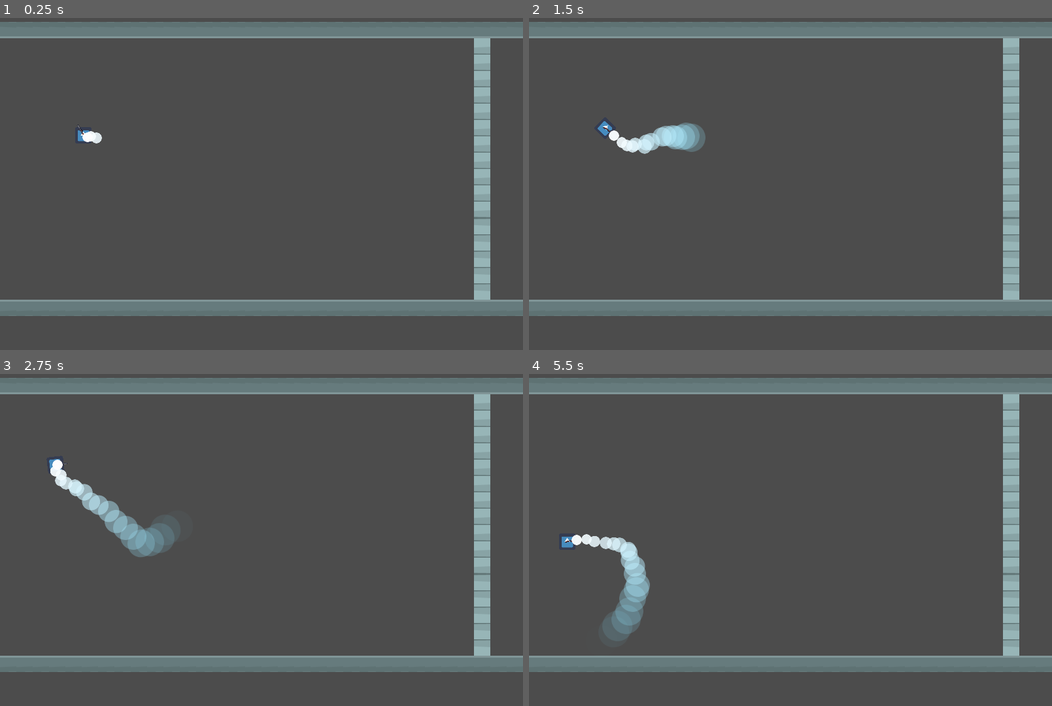
Above: before the commit, frames 1-4 (two rows, left to right).
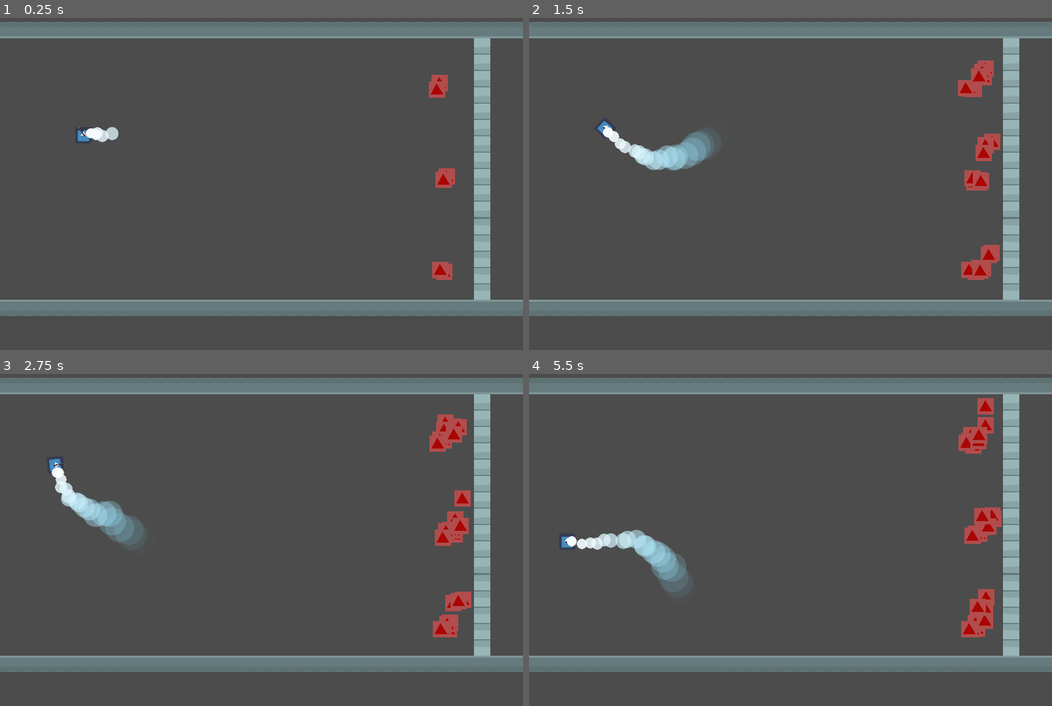
Above: after the commit, the same moments.

Repository: TeamGamePlay/game-firefighter
Game: Godot game, scene res://levels/level_1/World_1.tscn
The game is run twice, just before and just after one commit, with the same random seed, the same clock (stepped at 60 frames per second) and the same inputs. This scene is started directly instead of the project's main scene. The engine's default icon, where the game draws it, is replaced by a stand-in: a white triangle on a blue panel in a dark square.
Inputs (mouse positions are in pixels of both pictures, inside the frame that each line leads up to):
- Up to frame 1 (0.25 s): no input
- Up to frame 2 (1.5 s): tap Enter (ui_accept) at 0.5, 0.77 s; move the mouse to (905, 150) at 0.52 s; hold Right (ui_right) 0.53-1.28 s; move the mouse to (685, 187) at 1.27 s; hold Down (ui_down) from 1.28 s (still down)
- Up to frame 3 (2.75 s): tap Enter (ui_accept) at 1.52 s; move the mouse to (313, 437) at 2.02 s; release Down (ui_down) at 2.03 s; hold Right (ui_right) from 2.03 s (still down)
- Up to frame 4 (5.5 s): move the mouse to (764, 603) at 2.77 s; release Right (ui_right) at 2.78 s; hold Up (ui_up) 2.78-3.53 s; tap Enter (ui_accept) at 3.02, 3.77, 4.52 s; move the mouse to (947, 583) at 3.52 s; hold Left (ui_left) 3.53-5.03 s; move the mouse to (633, 466) at 4.27 s; move the mouse to (816, 523) at 5.02 s; hold Down (ui_down) from 5.03 s (still down)

The runs differ from the first frame. In frame 1, 0.8% of the frame differs, in the area x 15-87%, y 17-79%; in frame 2, 3.3%; in frame 3, 3.7%; in frame 4, 4.6%, in the area x 7-91%, y 7-81%.

Commit message:
fire with ray cast

Diff:
--- a/FireFighters/Fighter.gd
+++ b/FireFighters/Fighter.gd
@@ -1,4 +1,6 @@
 extends "res://FireFighters/FireFighter.gd"
+
+onready var ground_ray = get_node("RayCast2D")
 
 func _control(delta):
 	$Hose.look_at(get_global_mouse_position())
--- a/FireFighters/FireFighter.tscn
+++ b/FireFighters/FireFighter.tscn
@@ -35,4 +35,10 @@
 position = Vector2( 25, 0 )
 
 [node name="GunTimer" type="Timer" parent="."]
+
+[node name="RayCast2D" type="RayCast2D" parent="."]
+position = Vector2( 20, 0 )
+enabled = true
+cast_to = Vector2( 50, 0 )
+collision_mask = 5
 [connection signal="timeout" from="GunTimer" to="." method="_on_GunTimer_timeout"]
--- /dev/null
+++ b/FireFighters/fire-particles/Particles2D.tscn
@@ -0,0 +1,28 @@
+[gd_scene load_steps=4 format=2]
+
+[ext_resource path="res://assets/triangle.png" type="Texture" id=1]
+
+[sub_resource type="ParticlesMaterial" id=1]
+flag_rotate_y = true
+flag_disable_z = true
+gravity = Vector3( 0, -200, 0 )
+initial_velocity = 100.0
+orbit_velocity = 0.0
+orbit_velocity_random = 0.0
+color = Color( 0.698039, 0.305882, 0.305882, 1 )
+
+[sub_resource type="CircleShape2D" id=2]
+radius = 64.8034
+
+[node name="Particles2D" type="Particles2D"]
+scale = Vector2( 0.5, 0.5 )
+process_material = SubResource( 1 )
+texture = ExtResource( 1 )
+__meta__ = {
+"_edit_group_": true
+}
+
+[node name="Area2D" type="Area2D" parent="."]
+
+[node name="CollisionShape2D" type="CollisionShape2D" parent="Area2D"]
+shape = SubResource( 2 )
--- a/levels/level_1/World_1.tscn
+++ b/levels/level_1/World_1.tscn
@@ -1,9 +1,10 @@
-[gd_scene load_steps=10 format=2]
+[gd_scene load_steps=11 format=2]
 
 [ext_resource path="res://levels/level_1/World_1.gd" type="Script" id=1]
 [ext_resource path="res://floor.tres" type="TileSet" id=2]
 [ext_resource path="res://FireFighters/FireFighter.tscn" type="PackedScene" id=3]
 [ext_resource path="res://assets/circulo.png" type="Texture" id=4]
+[ext_resource path="res://FireFighters/fire-particles/Particles2D.tscn" type="PackedScene" id=5]
 
 [sub_resource type="Gradient" id=1]
 offsets = PoolRealArray( 0.0122378, 0.263986, 0.951049 )
@@ -40,15 +41,25 @@
 format = 1
 tile_data = PoolIntArray( 196608, 1073741824, 0, 196609, 1073741824, 0, 196610, 1073741824, 0, 196611, 1073741824, 0, 1 …(1450 unchanged characters)…
 
-[node name="KinematicBody2D" parent="." instance=ExtResource( 3 )]
+[node name="Pj" parent="." instance=ExtResource( 3 )]
 position = Vector2( 163.6, 317.5 )
 gun_cooldown = 0.4
 
-[node name="Particles2D" type="Particles2D" parent="KinematicBody2D"]
+[node name="Particles2D" type="Particles2D" parent="Pj"]
 amount = 20
 lifetime = 2.0
+speed_scale = 2.0
 randomness = 0.11
 local_coords = false
 process_material = SubResource( 5 )
 texture = ExtResource( 4 )
-[connection signal="shoot" from="KinematicBody2D" to="." method="_on_Fighter_shoot"]
+
+[node name="Fire-1" parent="." instance=ExtResource( 5 )]
+position = Vector2( 850.251, 225.15 )
+
+[node name="Fire-2" parent="." instance=ExtResource( 5 )]
+position = Vector2( 856.901, 586.151 )
+
+[node name="Fire-3" parent="." instance=ExtResource( 5 )]
+position = Vector2( 862.601, 405.651 )
+[connection signal="shoot" from="Pj" to="." method="_on_Fighter_shoot"]
Not shown, added: assets/fire-animation-sprites-vector.jpg.import
Binary file added: assets/triangle.png
